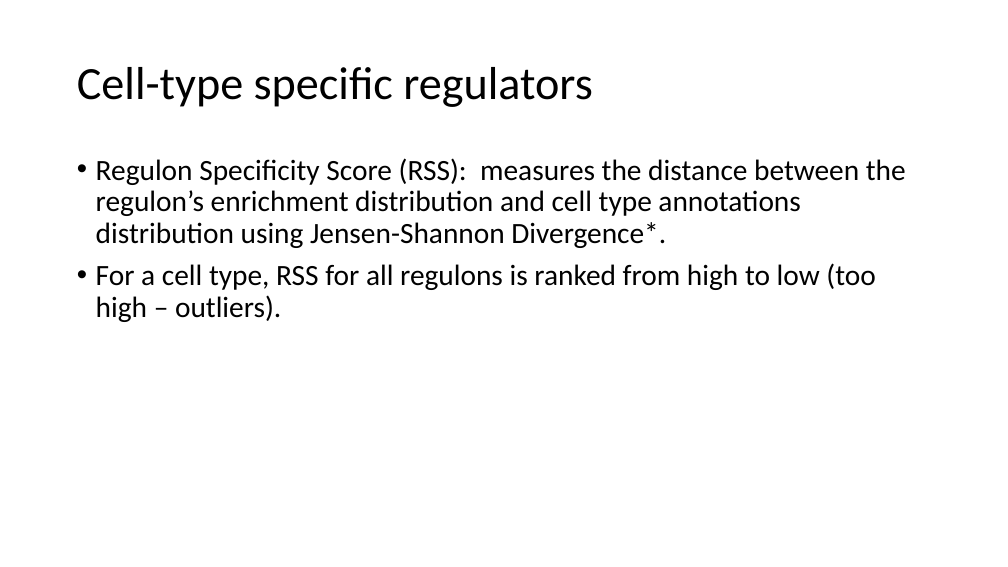
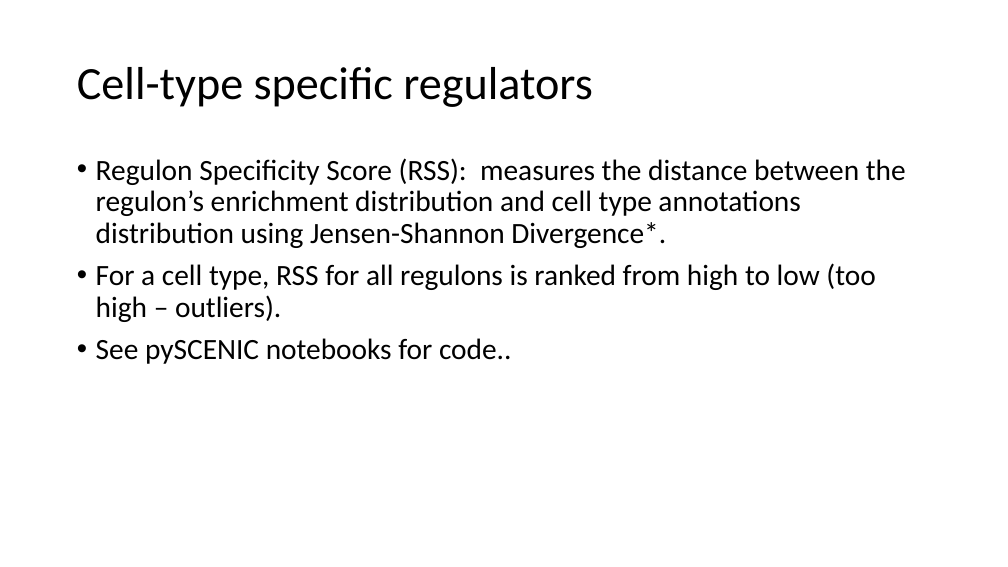
Before and after one commit to ozlembahar/devo-grn, a slide deck: slide 35 of my_notes.pptx (slide 32 before the commit). Drawn at 1008x567 pixels with LibreOffice and Linux fonts; fonts in the diff are those of the drawing. Boxes give left, top, right and bottom in pixels: in the first picture for what was removed or moved away, otherwise in the second. Text is boxed around its words. In the diff, an @@ line names an element or a change of style, - is before the commit and + after.

```diff
--- a/my_notes.pptx
+++ b/my_notes.pptx
@@ text at (96,338,511,364): paragraph added @@
+• See pySCENIC notebooks for code..
```
Also in this commit, not shown: 4 other slides changed, 4 slides added.
